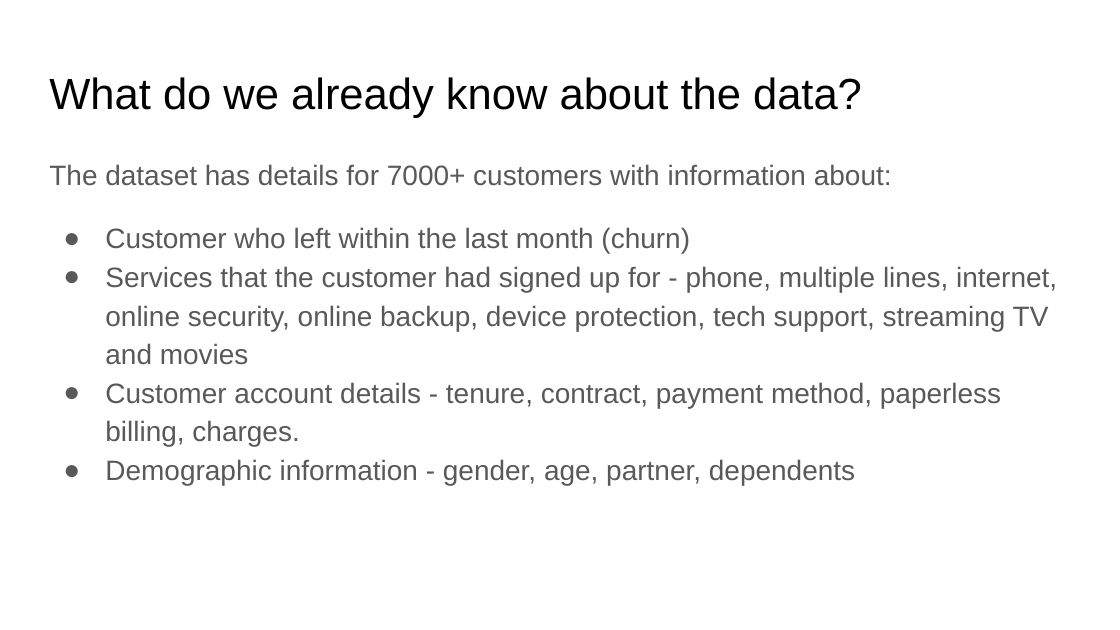
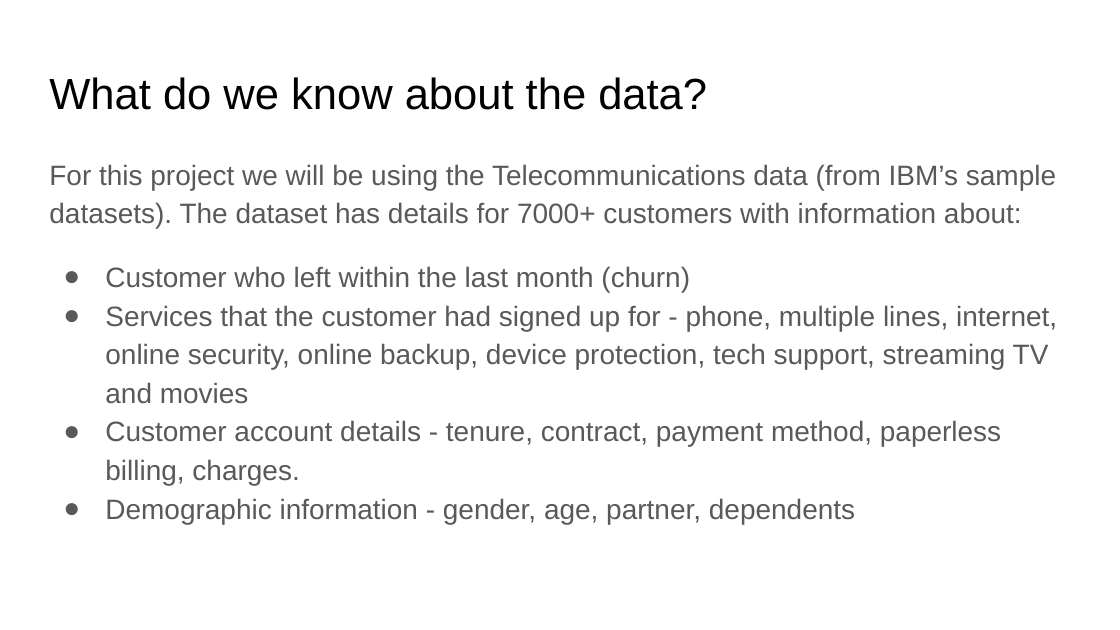
Before and after one commit to subhayoga/customer-churn-analysis, a slide deck: slide 4 of Customer Churn Analysis.pptx. Drawn at 1120x630 pixels with LibreOffice and Linux fonts; fonts in the diff are those of the drawing. Boxes give left, top, right and bottom in pixels: in the first picture for what was removed or moved away, otherwise in the second. Text is boxed around its words. In the diff, an @@ line names an element or a change of style, - is before the commit and + after.

```diff
--- a/Customer Churn Analysis.pptx
+++ b/Customer Churn Analysis.pptx
@@ title at (49,77,707,110): text changed @@
-What do we already know about the data?
+What do we know about the data?
@@ text at (49,164,1056,229): text changed @@
-The dataset has details for 7000+ customers with information about:
+For this project we will be using the Telecommunications data (from IBM’s sample datasets). The dataset has details for 7000+ customers with information about:
```
Also in this commit, not shown: 3 other slides changed.
